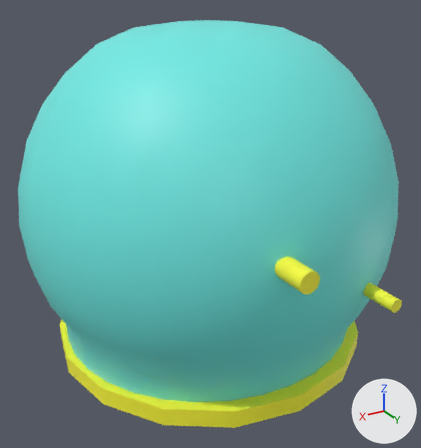
The OBJ model resources/Model/PlayerModel/Helmet/Helmet.obj as it was, and as the next commit left it.
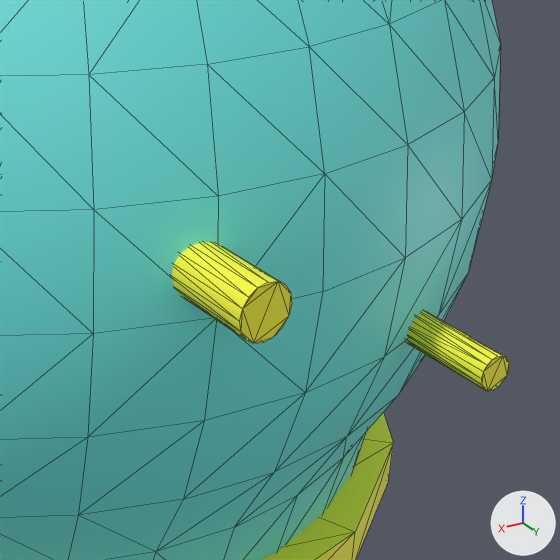
There are two pictures of each version: one whole from a 50 mm camera at (1.54, 2.59, 1.35) aimed at (0.07, 0.14, 0.13), one close up on the part from 50% to 100% of the width and 37% to 84% of the height. Every picture has the same lights, and +X, +Y and +Z are marked at lower right. The close-ups show mesh edges as thin lines. Where no turn or scale is listed for an object, it has been applied to the vertices.

The first close-up shows 'P_Helmet'.
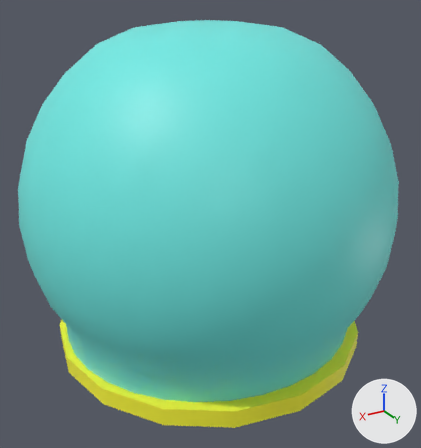
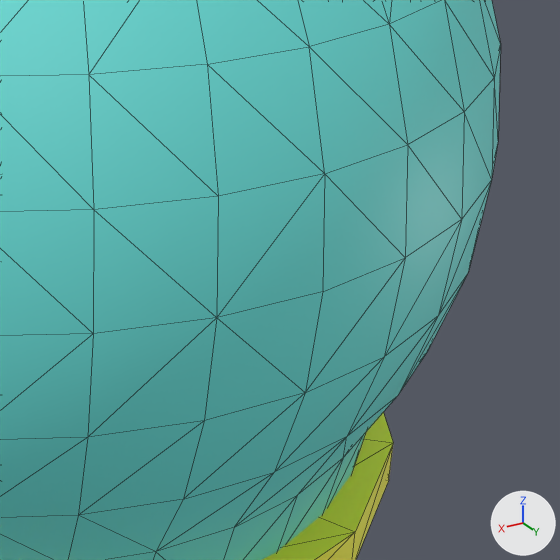
Commit message: モデルにミスがあったため修正

Pixel boxes [x1, y1, x2, y2] of what changed, in the close-ups (560 x 560 px):
'P_Helmet', reshaped
    before: [0, 0, 509, 560]
    after: [0, 0, 501, 560]
part 1 of me_p_helmet, deleted (yellow)
    before: [172, 242, 292, 343]
part 2 of me_p_helmet, deleted (yellow)
    before: [407, 311, 509, 391]

Edits to the bpy script that builds the scene:
```text
Change me_p_helmet:
    where me_p_helmet.from_pydata(...)  # 936 vertices, 1864 faces; spans x -1.0..1.0, y -0.87..1.11, z -0.61..1.13
    used by ob_p_helmet; location = (0.0, 0.0, 0.0)
    me_p_helmet part 1: the loose piece of 32 vertices spanning x 0.17..0.26, y 0.92..1.11, z 0.23..0.33 is deleted
    me_p_helmet part 2: the loose piece of 32 vertices spanning x -0.33..-0.27, y 0.9..1.11, z -0.02..0.05 is deleted
```
